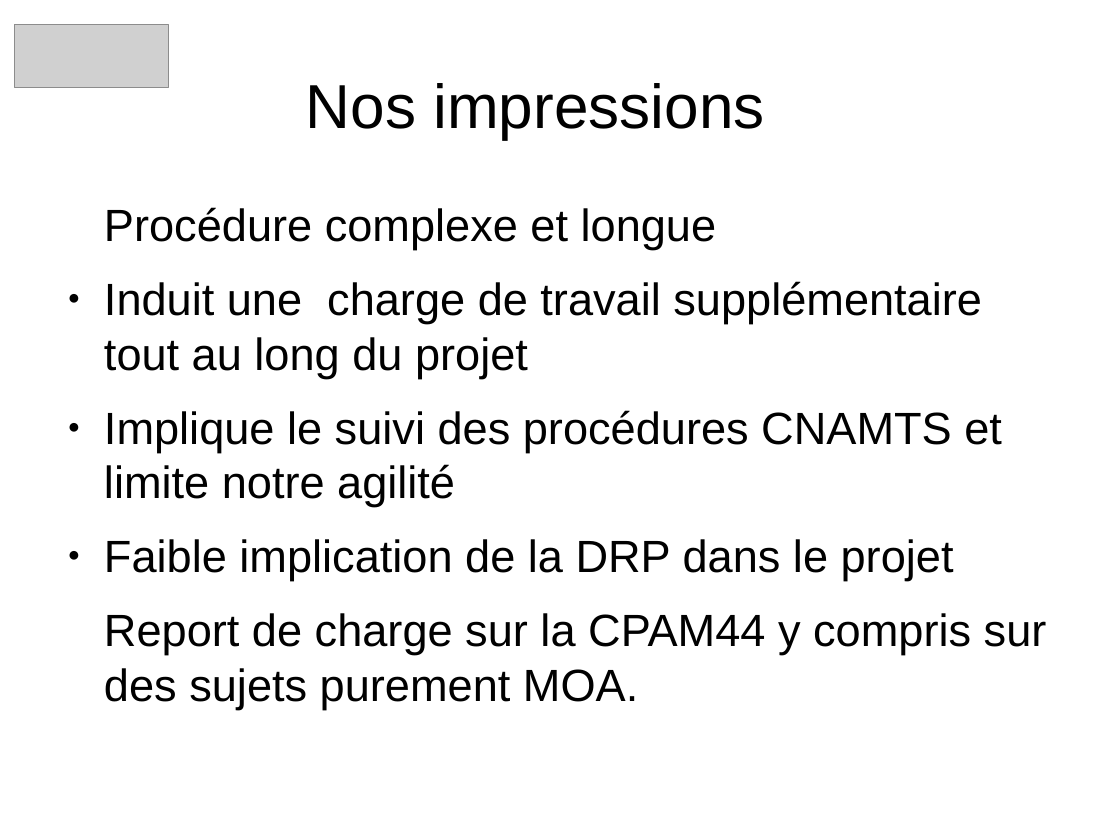
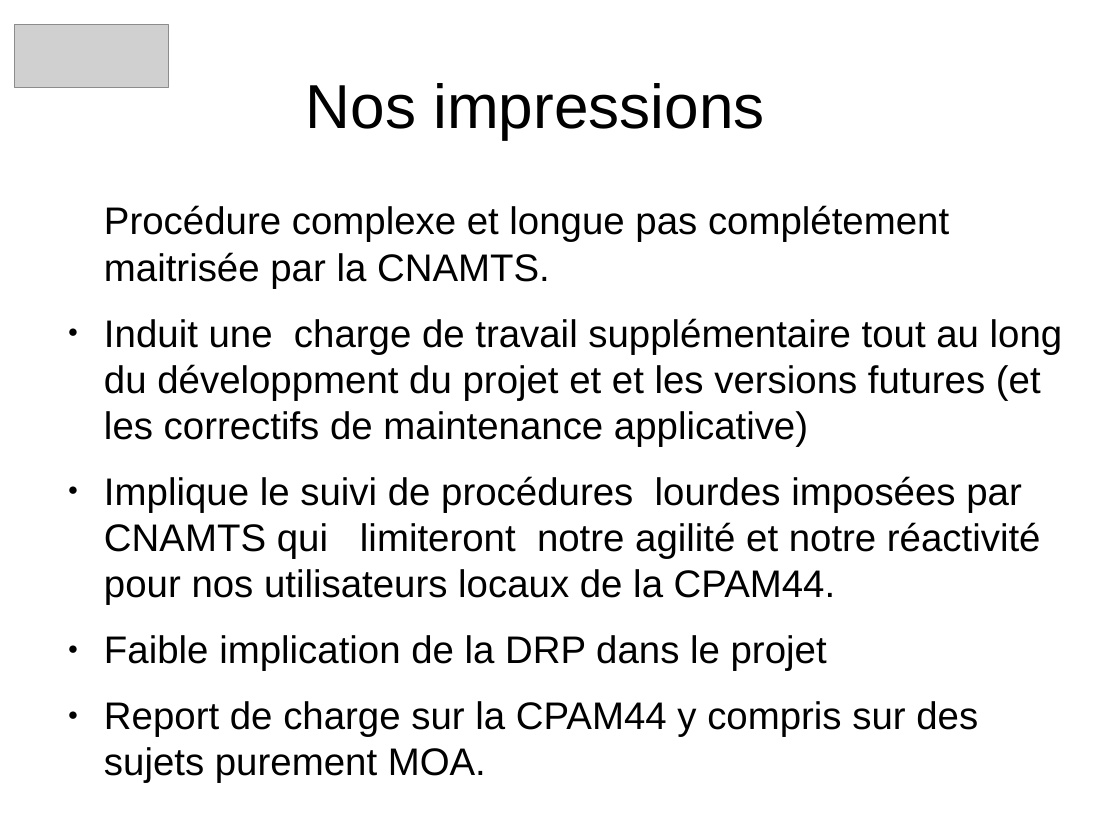
Before and after one commit to heylve/current, a slide deck: slide 12 of Rencontre_devs/pres_labellisation_10_2017.odp. Drawn at 1120x840 pixels with LibreOffice and Linux fonts; fonts in the diff are those of the drawing; grey boxes stand for pictures. Boxes give left, top, right and bottom in pixels: in the first picture for what was removed or moved away, otherwise in the second. Text is boxed around its words. In the diff, an @@ line names an element or a change of style, - is before the commit and + after.

```diff
--- a/Rencontre_devs/pres_labellisation_10_2017.odp
+++ b/Rencontre_devs/pres_labellisation_10_2017.odp
@@ text at (104,205,1063,605): text changed; size 32 to 27.2 pt @@
-Procédure complexe et longue
-● Induit une charge de travail supplémentaire tout au long du projet
-● Implique le suivi des procédures CNAMTS et limite notre agilité
+Procédure complexe et longue pas complétement maitrisée par la CNAMTS.
+● Induit une charge de travail supplémentaire tout au long du développment du projet et et les versions futures (et les correctifs de maintenance applicative)
+● Implique le suivi de procédures lourdes imposées par CNAMTS qui limiteront notre agilité et notre réactivité pour nos utilisateurs locaux de la CPAM44.
@@ text at (104,635,978,783): size 32 to 27.2 pt in "Faible implication de la DRP dans le ...", "Report de charge sur la CPAM44 y ..."; bullet none to ● @@
```
Also in this commit, not shown: 4 other slides changed, 1 other file.
